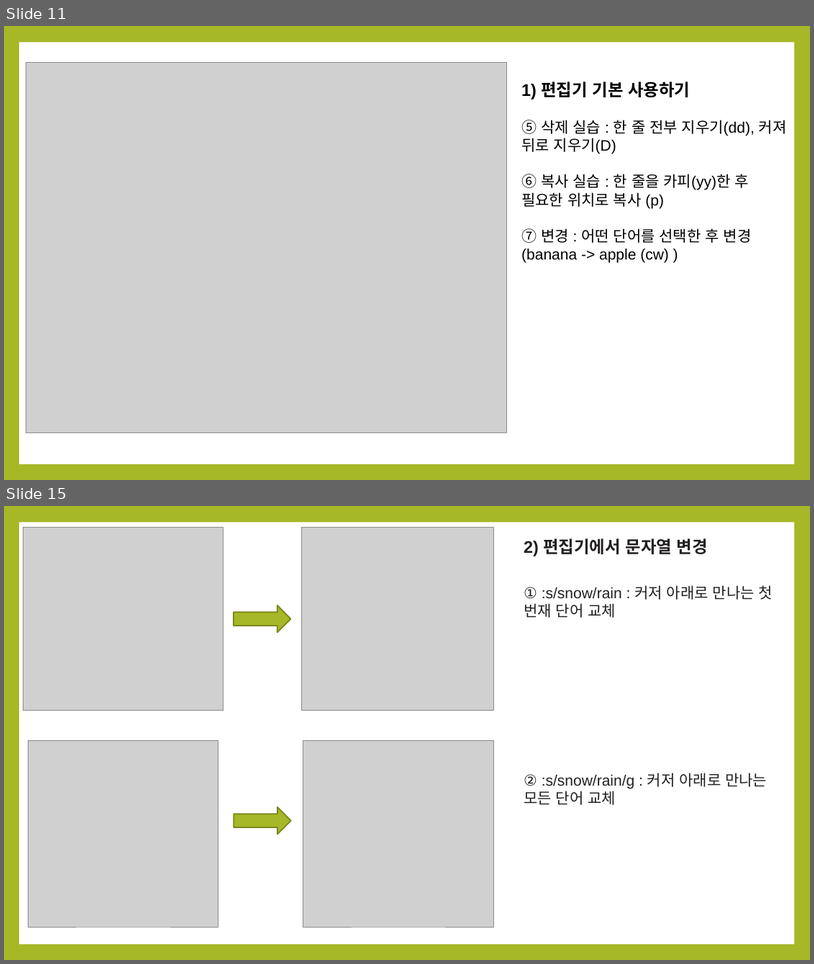
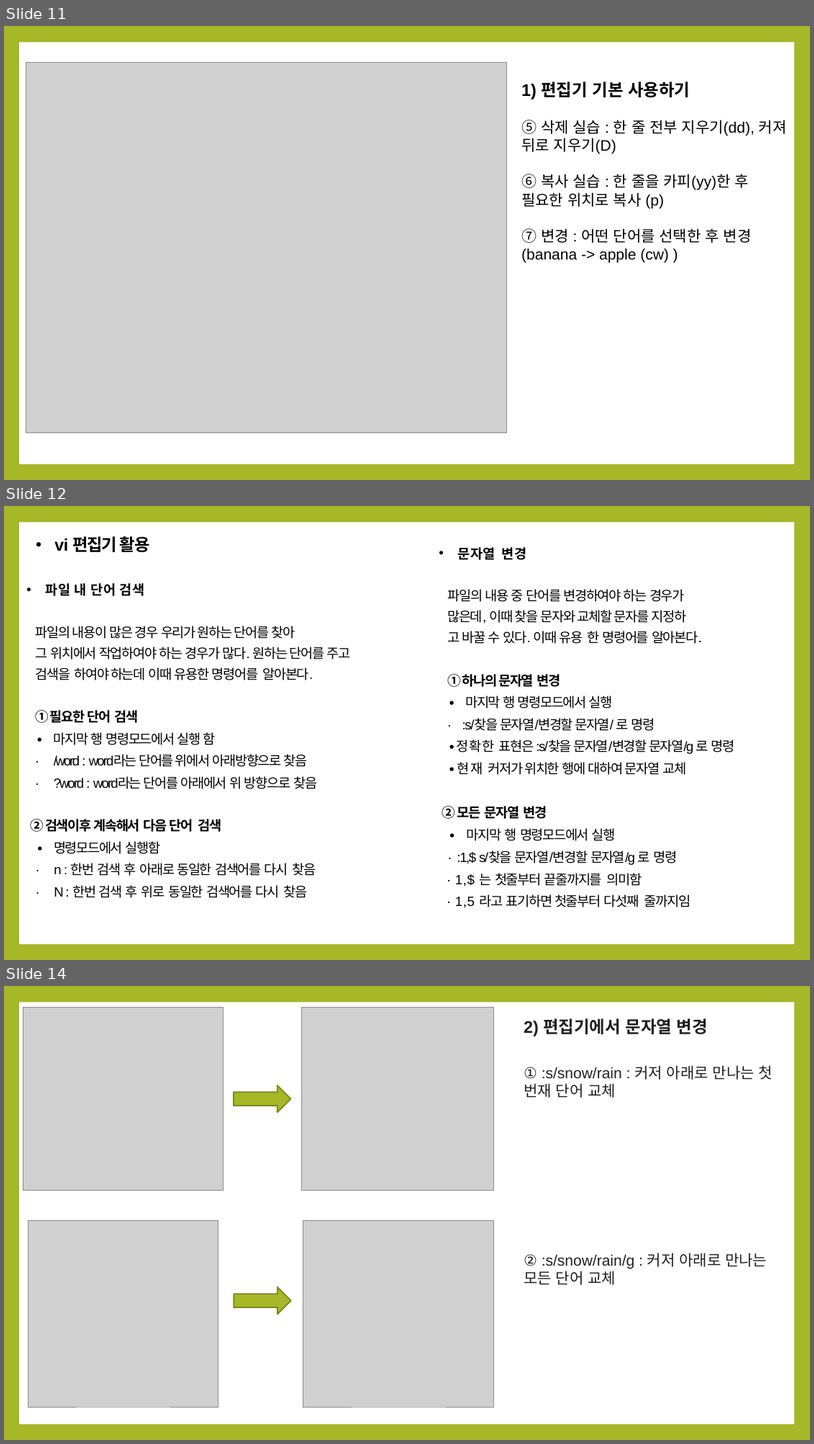
Before and after one commit to noheul1030/KOPO-Linux, a slide deck: 리눅스(v2023)/과제PPT/리눅스6강PPT.pptx. Shown one above the other, each under a label of ours: slides 11 and 15 before the commit, slides 11, 12 and 14 after it; the slides between them are not shown. The pictures are 814x964 and 814x1444 pixels, drawn with LibreOffice and Linux fonts; fonts in the diff are those of the drawing; grey boxes stand for pictures. Boxes give left, top, right and bottom in pixels: in the first picture for what was removed or moved away, otherwise in the second. Text is boxed around its words. In the diff, an @@ line names an element or a change of style, - is before the commit and + after.

Commit message:
6강 수업내용 정리 완료

```diff
--- a/리눅스(v2023)/과제PPT/리눅스6강PPT.pptx
+++ b/리눅스(v2023)/과제PPT/리눅스6강PPT.pptx
@@ slide 12 added at (4,506,810,960), background #A6B727; not listed: 1 template element that a slide beside it also shows @@
@@ text added at (30,536,350,898), 16 pt, text #000000 @@
+• vi 편집기 활용
+• 파일 내 단어 검색
+파일의 내용이 많은 경우 우리가 원하는 단어를 찾아
+그 위치에서 작업하여야 하는 경우가 많다. 원하는 단어를 주고
+검색을 하여야 하는데 이때 유용한 명령어를 알아본다.
+① 필요한 단어 검색
+∙ 마지막 행 명령모드에서 실행 함
+∙ /word : word라는 단어를 위에서 아래방향으로 찾음
+∙ ?word : word라는 단어를 아래에서 위 방향으로 찾음
+② 검색이후 계속해서 다음 단어 검색
+∙ 명령모드에서 실행함
+∙ n : 한번 검색 후 아래로 동일한 검색어를 다시 찾음
+∙ N : 한번 검색 후 위로 동일한 검색어를 다시 찾음
@@ text added at (442,547,736,908), 16 pt, text #000000 @@
+• 문자열 변경
+파일의 내용 중 단어를 변경하여야 하는 경우가
+많은데, 이때 찾을 문자와 교체할 문자를 지정하
+고 바꿀 수 있다. 이때 유용 한 명령어를 알아본다.
+① 하나의 문자열 변경
+∙ 마지막 행 명령모드에서 실행
+∙ :s/찾을 문자열/변경할 문자열/ 로 명령
+∙정확한 표현은 :s/찾을 문자열/변경할 문자열/g 로 명령
+∙현재 커저가 위치한 행에 대하여 문자열 교체
+② 모든 문자열 변경
+∙ 마지막 행 명령모드에서 실행
+∙:1,$ s/찾을 문자열/변경할 문자열/g 로 명령
+∙ 1,$ 는 첫줄부터 끝줄까지를 의미함
+∙ 1,5 라고 표기하면 첫줄부터 다섯째 줄까지임
@@ what was slide 15 is now slide 14 @@
```
Also in this commit, not shown: 4 other slides added, 4 slides removed.
